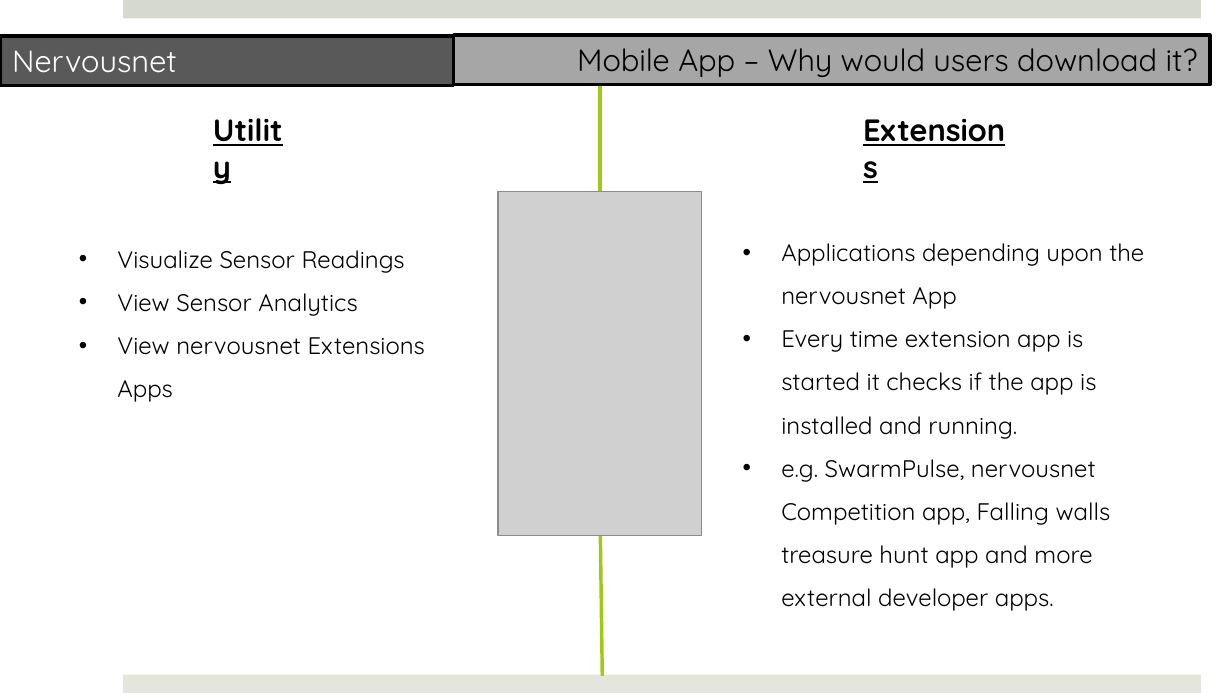
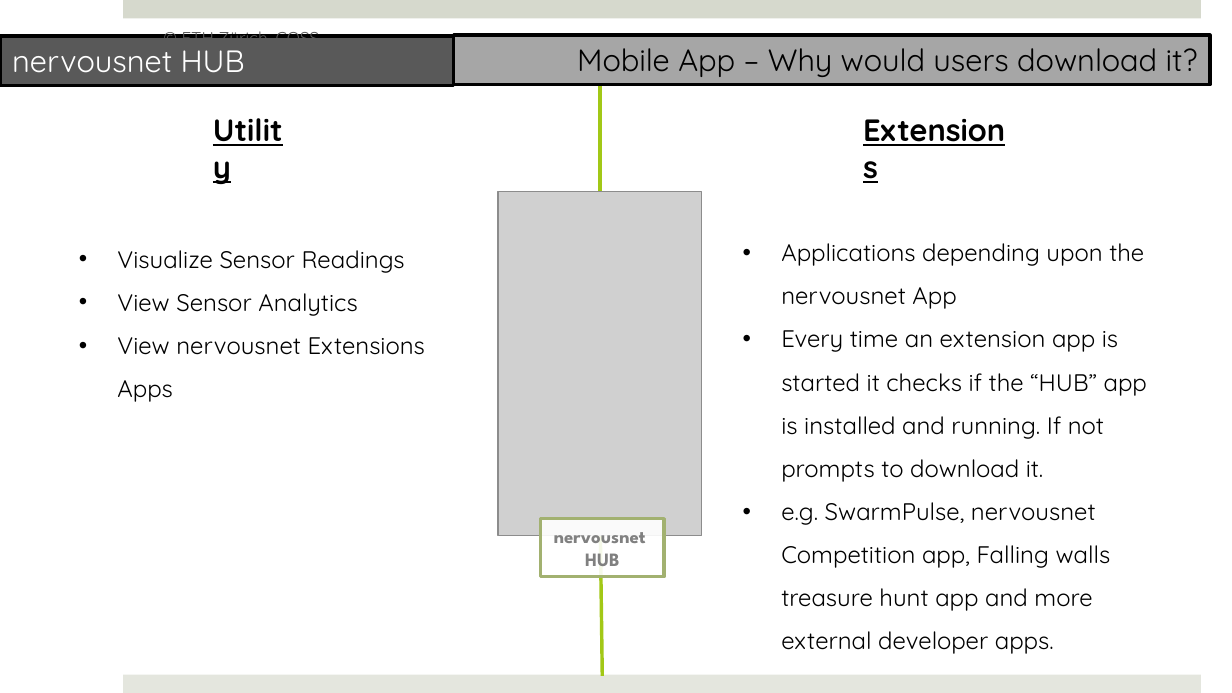
Before and after one commit to prasad79/nervousnet, a slide deck: slide 14 of Documents/NervousNet_Redesign.pptx. Drawn at 1232x693 pixels with LibreOffice and Linux fonts; fonts in the diff are those of the drawing; grey boxes stand for pictures. Boxes give left, top, right and bottom in pixels: in the first picture for what was removed or moved away, otherwise in the second. Text is boxed around its words. In the diff, an @@ line names an element or a change of style, - is before the commit and + after.

```diff
--- a/Documents/NervousNet_Redesign.pptx
+++ b/Documents/NervousNet_Redesign.pptx
@@ text added at (182, 26, 319, 38), 10 pt, text #595959 @@
+© ETH Zürich, COSS
@@ text in rectangle at (12, 50, 245, 73): text changed @@
-Nervousnet
+nervousnet HUB
@@ text at (781, 330, 1147, 482): text changed @@
-• Every time extension app is started it checks if the app is installed and running.
+• Every time an extension app is started it checks if the “HUB” app is installed and running. If not prompts to download it.
@@ rectangle added at (541, 519, 664, 577), fill #FFFFFF at 90% opacity, outline #A2B170 2 pt, 11 pt, text #808080, bold @@
+nervousnet
+HUB
```
Also in this commit, not shown: 17 other slides changed, 2 slides removed, 33 other files.
